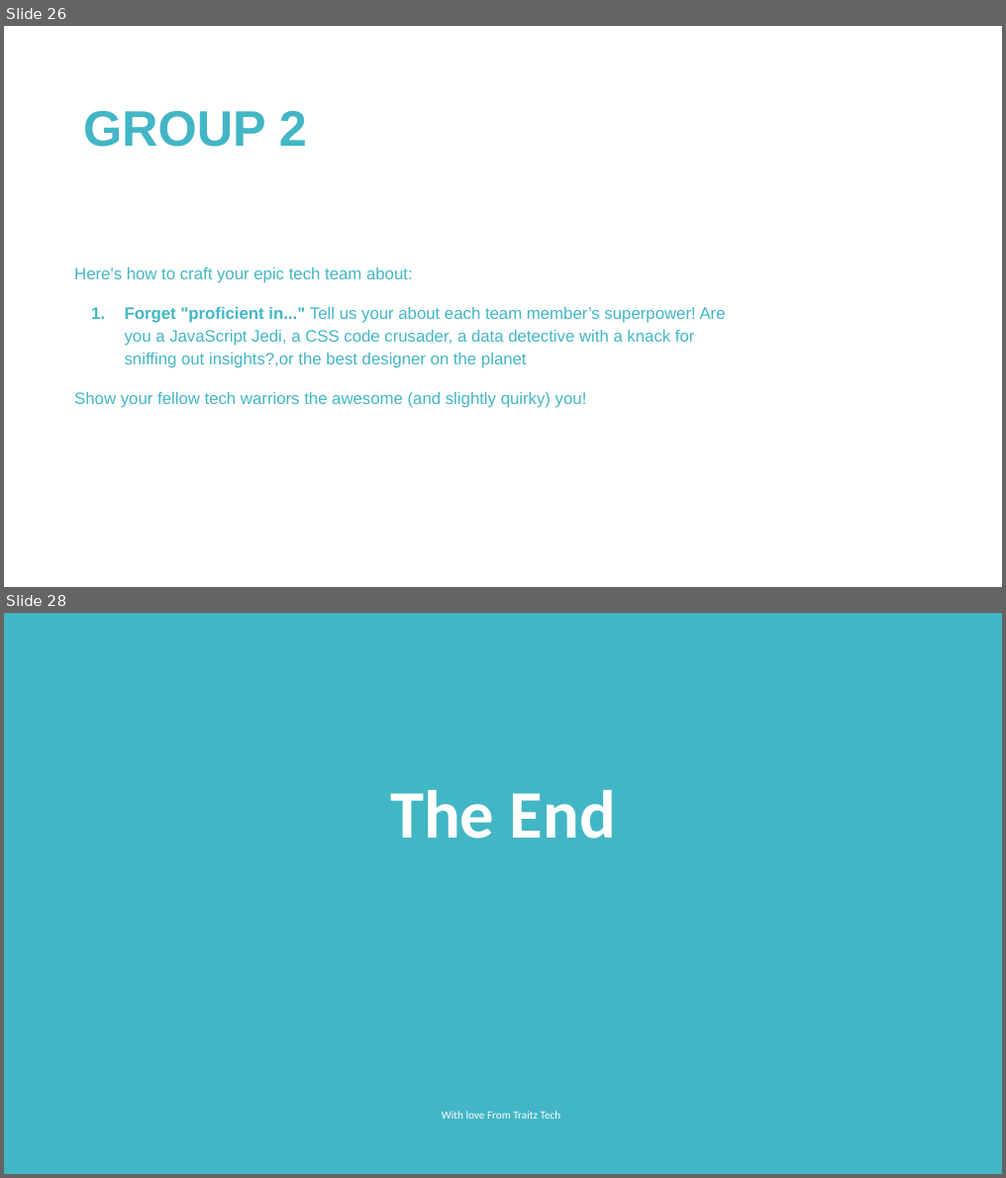
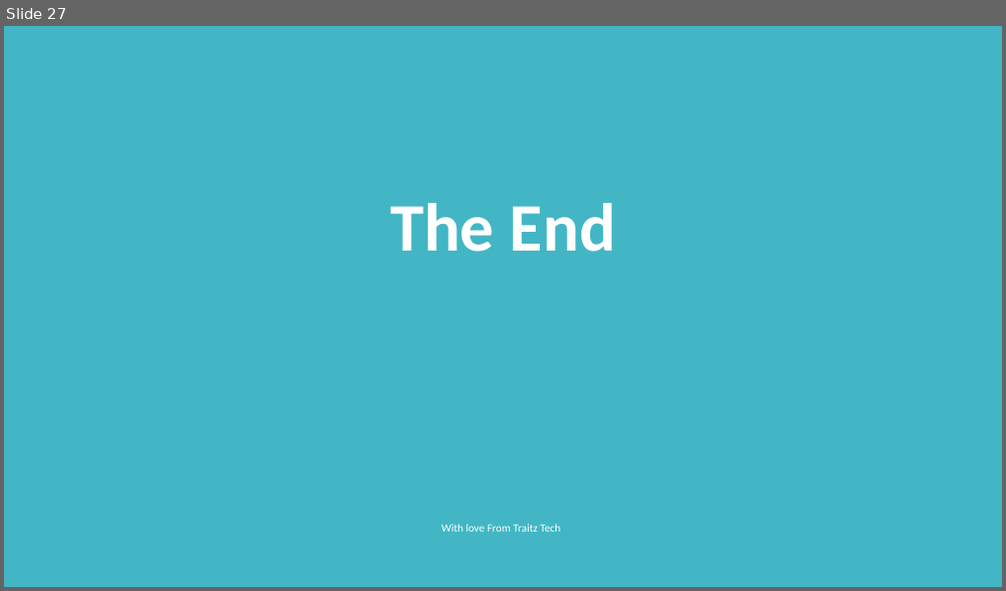
Before and after one commit to SafehEmmanuela/Final-Project, a slide deck: Power point presentation.pptx. Shown one above the other, each under a label of ours: slides 26 and 28 before the commit, slide 27 after it; the slides between them are not shown. The pictures are 1006x1178 and 1006x591 pixels, drawn with LibreOffice and Linux fonts; fonts in the diff are those of the drawing. Boxes give left, top, right and bottom in pixels: in the first picture for what was removed or moved away, otherwise in the second. Text is boxed around its words. In the diff, an @@ line names an element or a change of style, - is before the commit and + after.

```diff
--- a/Power point presentation.pptx
+++ b/Power point presentation.pptx
@@ slide 26 removed at (4, 26, 1002, 587), background #FFFFFF @@
@@ text removed at (83, 111, 307, 147) @@
-GROUP 2
@@ text removed at (74, 268, 726, 408) @@
-Here's how to craft your epic tech team about:
-1. Forget "proficient in..." Tell us your about each team member’s superpower! Are you a JavaScript Jedi, a CSS code crusader, a data detective with a knack for sniffing out insights?,or the best designer on the planet
-Show your fellow tech warriors the awesome (and slightly quirky) you!
@@ what was slide 28 is now slide 27 @@
```
Also in this commit, not shown: 7 slides changed, 2 slides added, 2 other slides removed, 1 other file.
